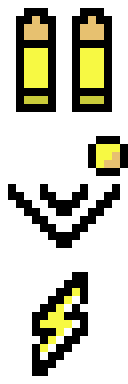
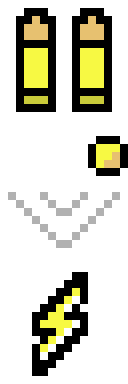
Two versions of the same layered image (128 × 384). Layer-by-layer changes:
painted on "Background" over [8, 184, 120, 248]
